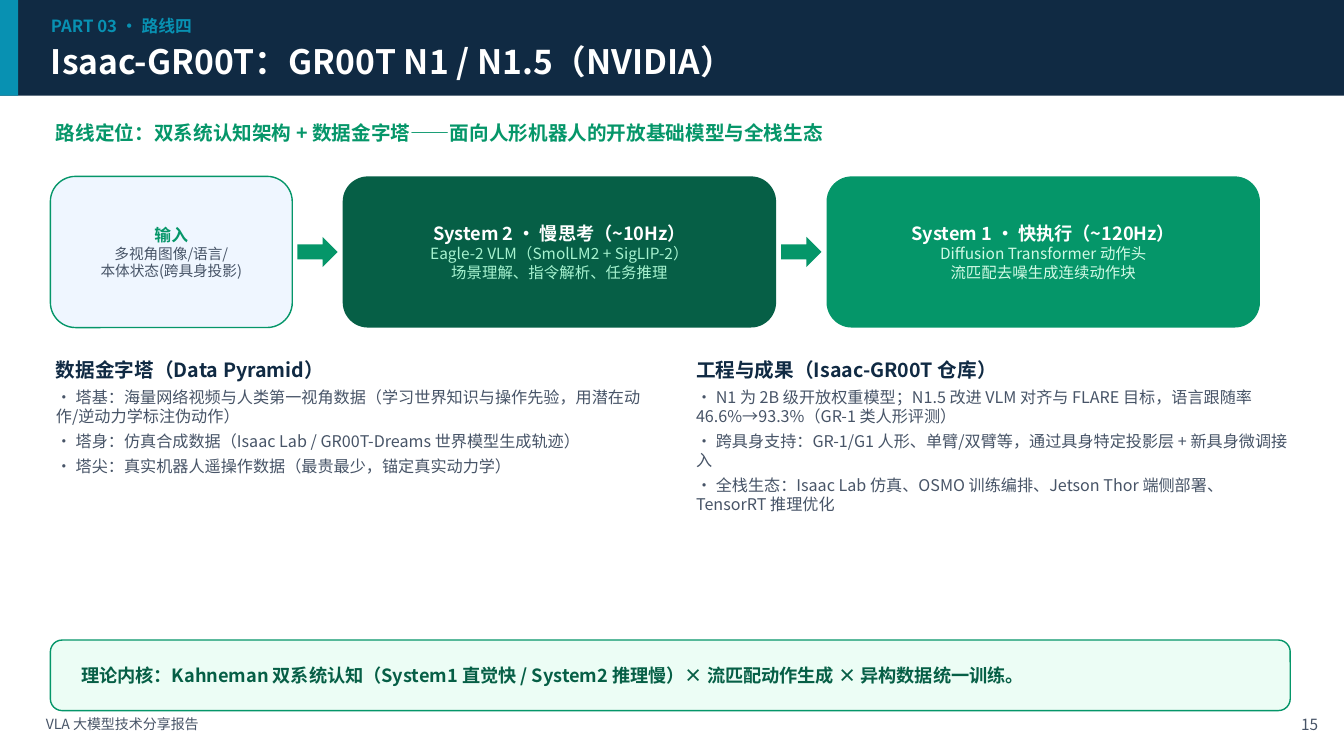
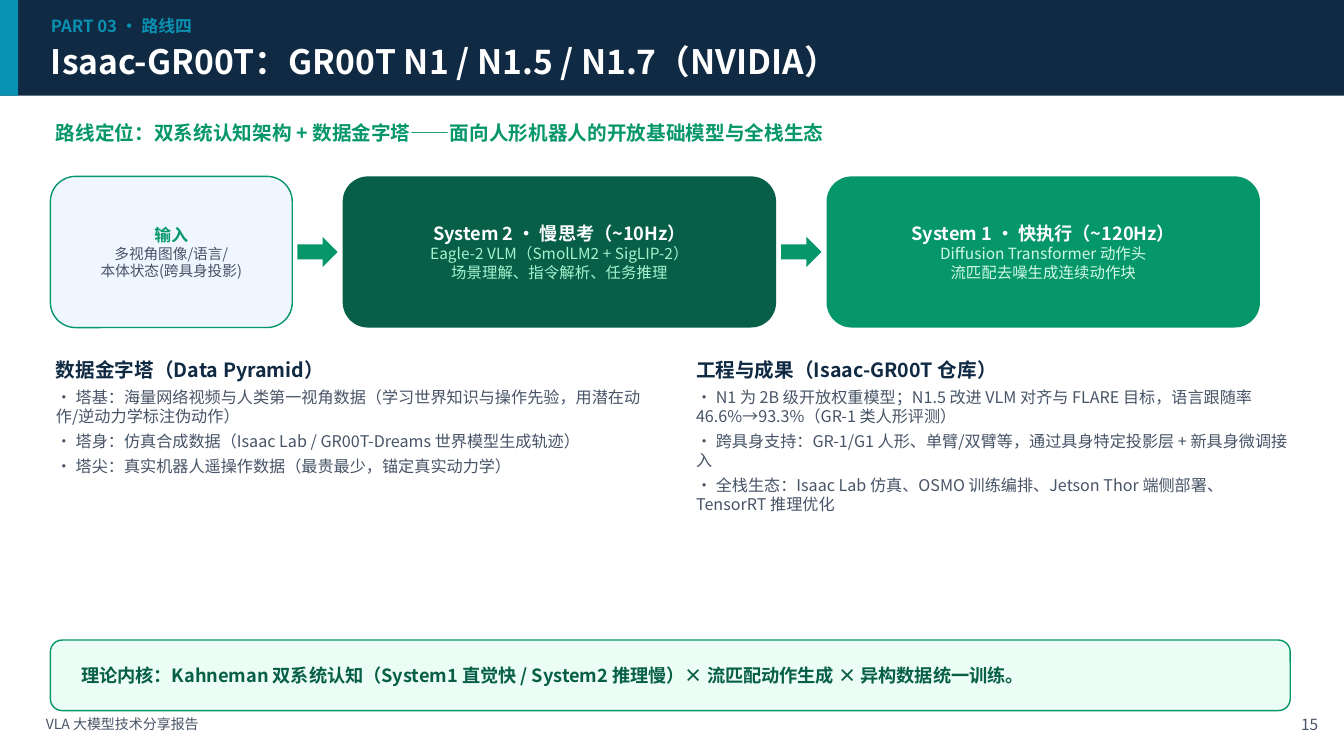
Before and after one commit to liumouyun0413/embodied-intlligence, a slide deck: slide 15 of reports/VLA大模型技术分享报告.pptx. Drawn at 1344x756 pixels with LibreOffice and Linux fonts; fonts in the diff are those of the drawing. Boxes give left, top, right and bottom in pixels: in the first picture for what was removed or moved away, otherwise in the second. Text is boxed around its words. In the diff, an @@ line names an element or a change of style, - is before the commit and + after.

```diff
--- a/reports/VLA大模型技术分享报告.pptx
+++ b/reports/VLA大模型技术分享报告.pptx
@@ text at (51,45,838,78): text changed @@
-Isaac-GR00T：GR00T N1 / N1.5（NVIDIA）
+Isaac-GR00T：GR00T N1 / N1.5 / N1.7（NVIDIA）
```
Also in this commit, not shown: 14 other slides changed, 1 slide added.
